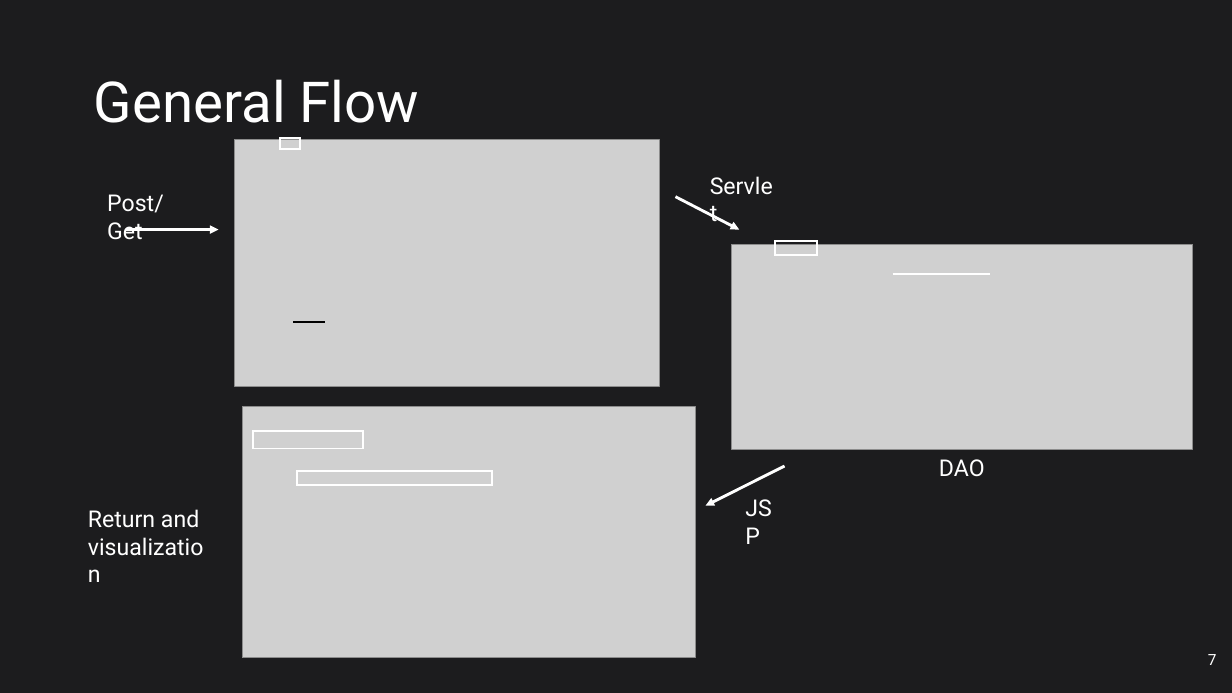
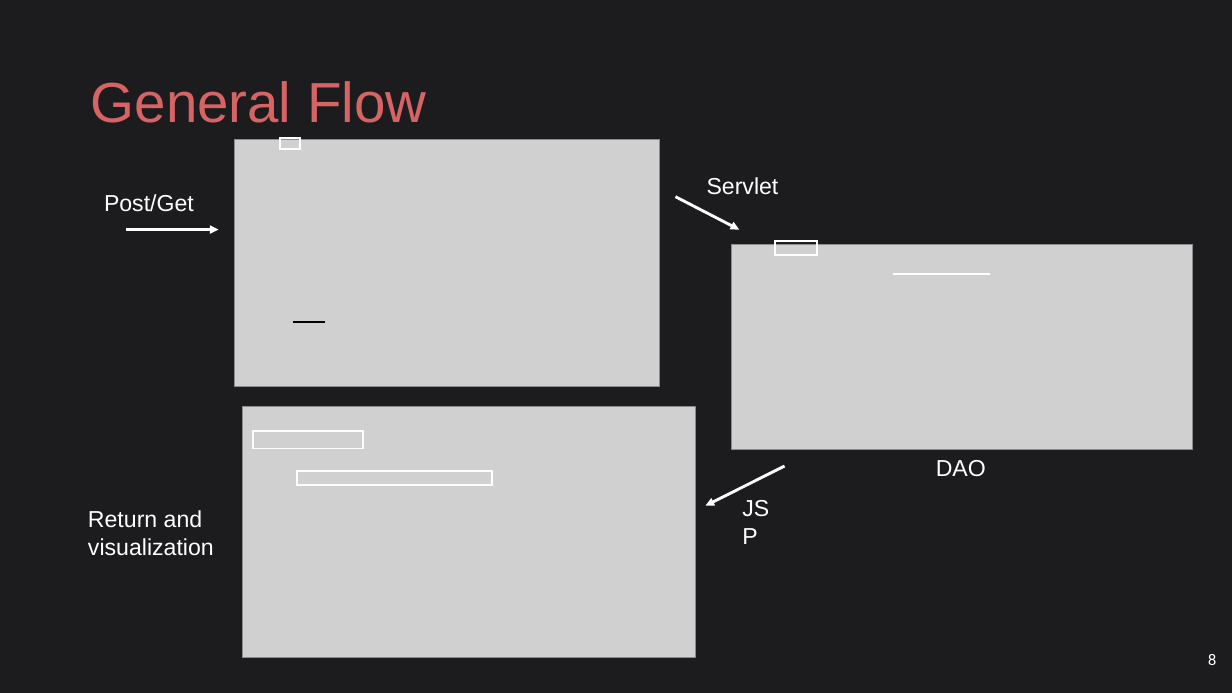
Before and after one commit to ludovicodimartino/webApplicationUniProject, a slide deck: slide 8 of WaCar.pptx (slide 7 before the commit). Drawn at 1232x693 pixels with LibreOffice and Linux fonts; fonts in the diff are those of the drawing; grey boxes stand for pictures. Boxes give left, top, right and bottom in pixels: in the first picture for what was removed or moved away, otherwise in the second. Text is boxed around its words. In the diff, an @@ line names an element or a change of style, - is before the commit and + after.

```diff
--- a/WaCar.pptx
+++ b/WaCar.pptx
@@ title "General Flow" at [91, 81, 426, 123]: font Roboto to Arial, text colour #FFFFFF to #D76464 @@
@@ font Roboto to Arial in 5 elements at [936, 460, 986, 477], [88, 510, 214, 556], [707, 177, 779, 195], [104, 194, 194, 212], [733, 489, 786, 582] @@
@@ page number at [1208, 654, 1217, 665]: text changed @@
-7
+8
```
Also in this commit, not shown: 5 other slides changed, 1 slide added.
